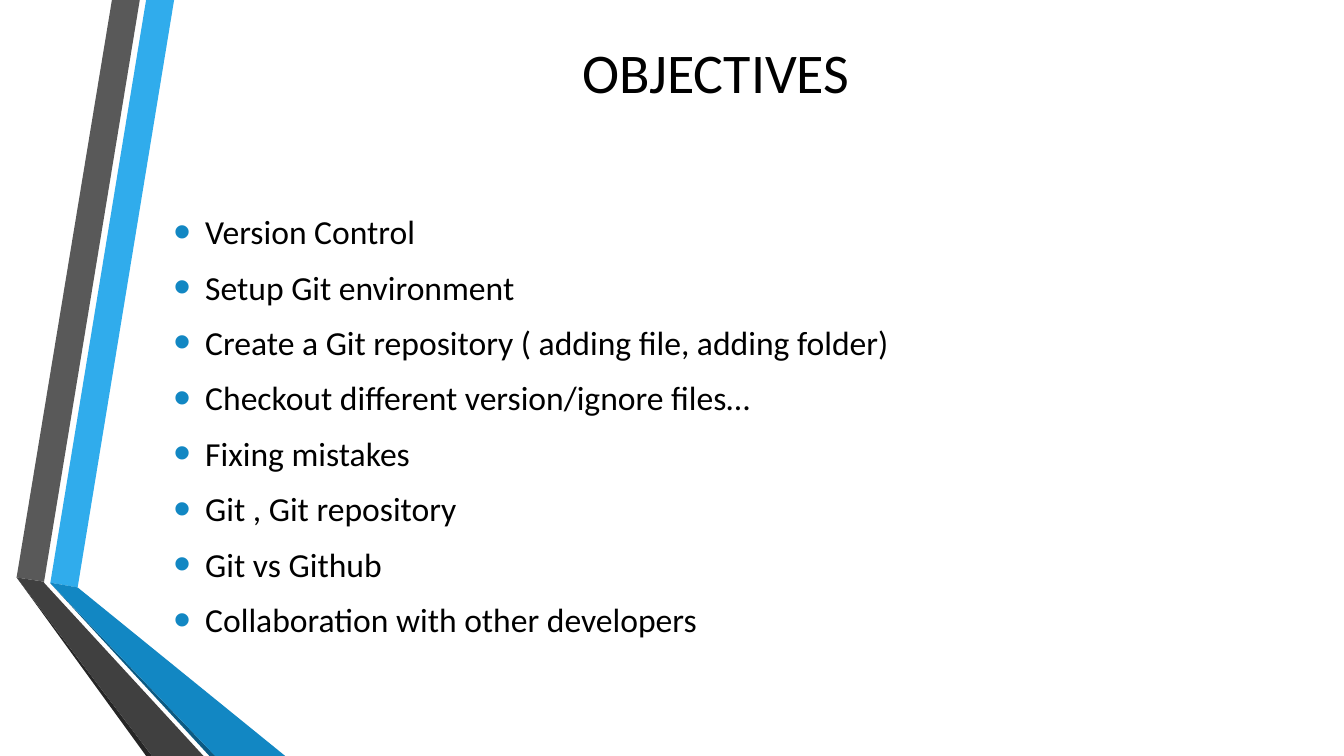
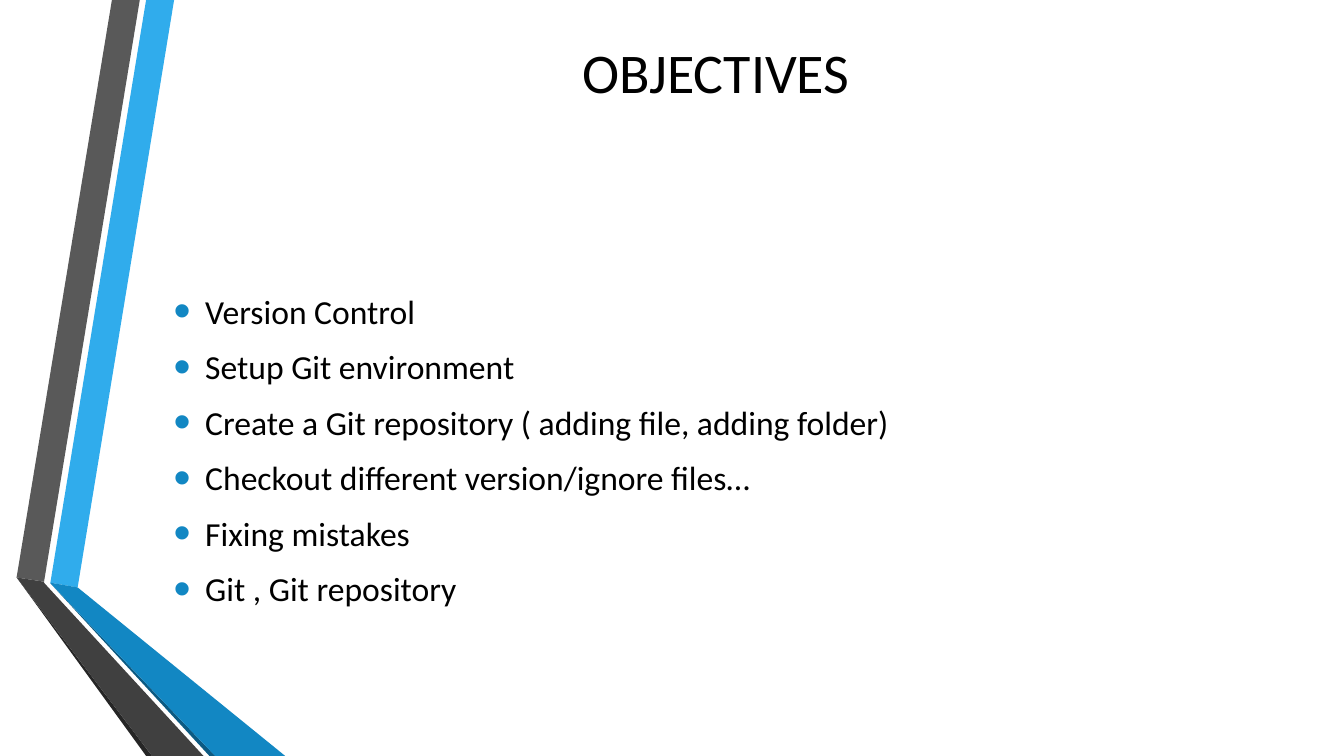
Before and after one commit to errol20/GitPPT, a slide deck: slide 2 of Version Control using Git.pptx. Drawn at 1344x756 pixels with LibreOffice and Linux fonts; fonts in the diff are those of the drawing; background and template pictures are left out. Boxes give left, top, right and bottom in pixels: in the first picture for what was removed or moved away, otherwise in the second. Text is boxed around its words. In the diff, an @@ line names an element or a change of style, - is before the commit and + after.

```diff
--- a/Version Control using Git.pptx
+++ b/Version Control using Git.pptx
@@ text at bbox=[205, 553, 697, 638]: paragraphs removed @@
-• Git vs Github
-• Collaboration with other developers
```
Also in this commit, not shown: 2 other slides changed.
